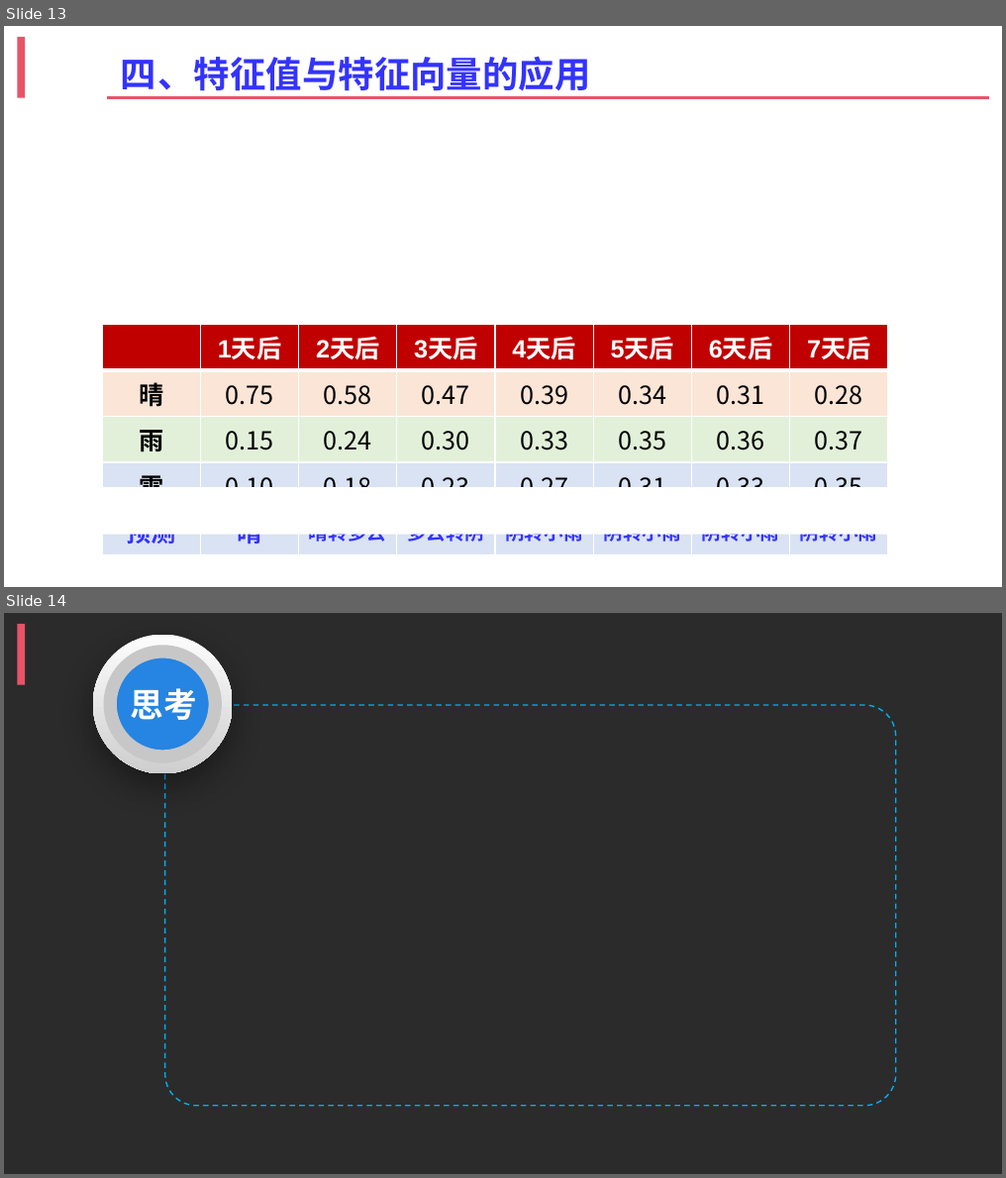
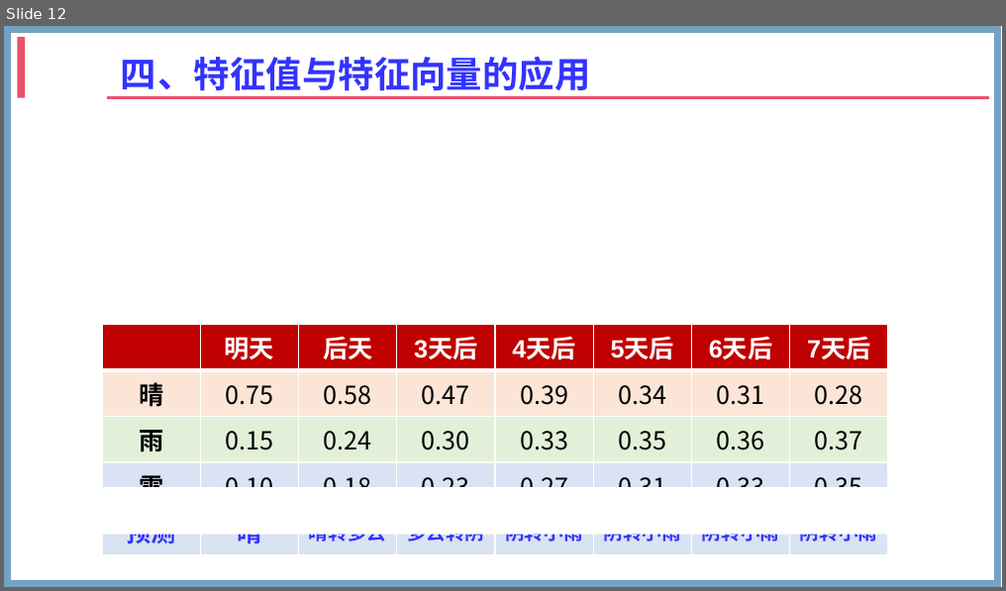
Before and after one commit to zhangshenxing/zhangshenxing.github.io, a slide deck: zsx.pptx. Shown one above the other, each under a label of ours: slides 13 and 14 before the commit, slide 12 after it. The pictures are 1006x1178 and 1006x591 pixels, drawn with LibreOffice and Linux fonts; fonts in the diff are those of the drawing; grey boxes stand for pictures; background and template pictures are left out; a plain dark background stands for a picture behind light text. Boxes give left, top, right and bottom in pixels: in the first picture for what was removed or moved away, otherwise in the second. Text is boxed around its words. In the diff, an @@ line names an element or a change of style, - is before the commit and + after.

```diff
--- a/zsx.pptx
+++ b/zsx.pptx
@@ slide 14 removed at [4, 613, 1002, 1174], background picture (left out); not listed: 1 template element that a slide beside it also shows @@
@@ ellipse removed at [93, 634, 233, 773] @@
@@ ellipse removed at [110, 652, 215, 757] @@
@@ text removed at [131, 688, 197, 720] @@
-思考
@@ rounded rectangle removed at [164, 705, 895, 1106] @@
@@ what was slide 13 is now slide 12 @@
@@ slide 12 changed as well @@
@@ rectangle added at [8, 30, 998, 583], outline #75A2C3 5 pt @@
@@ table at [102, 324, 884, 549] @@
-row 1, column 2: 1天后
+row 1, column 2: 明天
-row 1, column 3: 2天后
+row 1, column 3: 后天
```
Also in this commit, not shown: 10 other slides changed, 3 slides added, 3 other slides removed.
